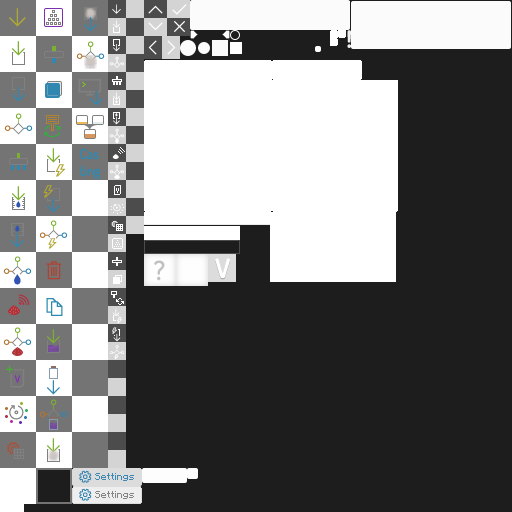
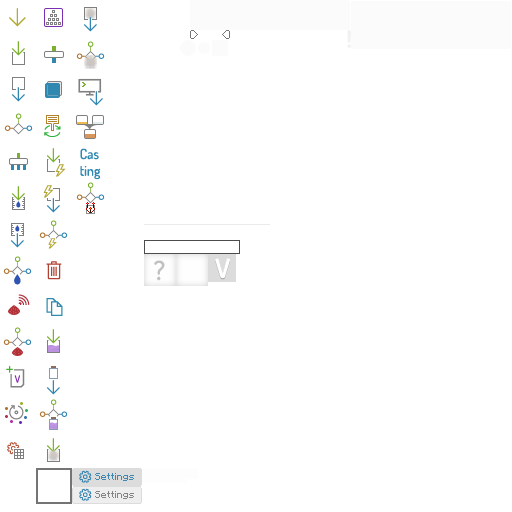
Two versions of the same layered image (512 x 512). Layer-by-layer changes:
added layer "Layer 45" in group "icons" over [76, 182, 105, 214]
hid group "BG for icons [turn off before export!]" (4 layers) over [0, 0, 512, 512]
